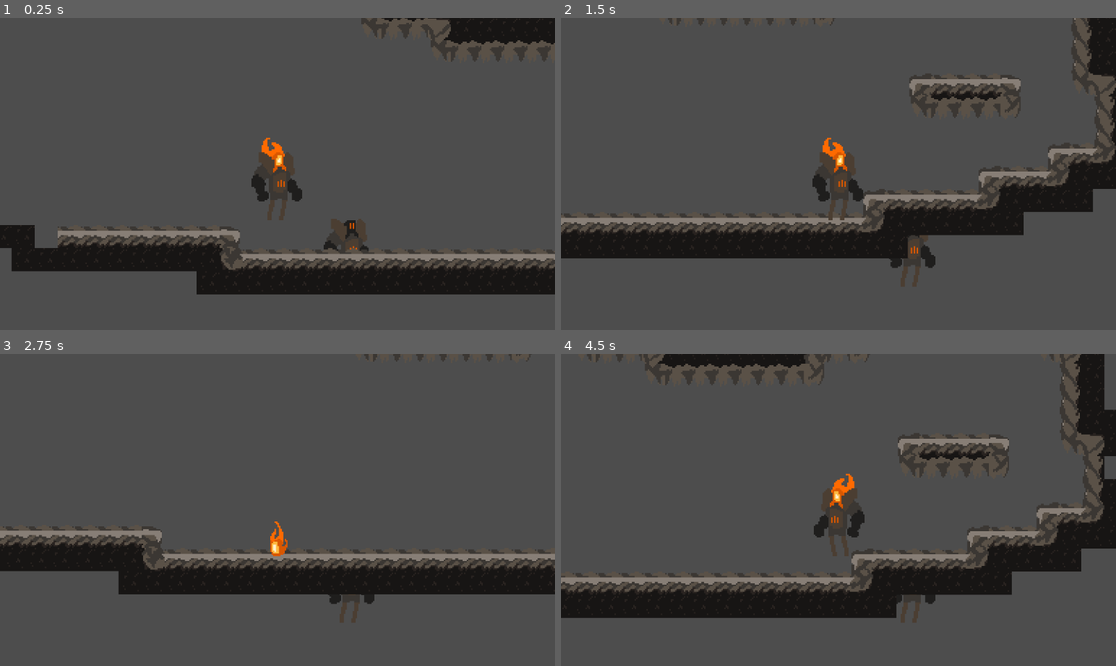
Above: before the commit, frames 1-4 (two rows, left to right).
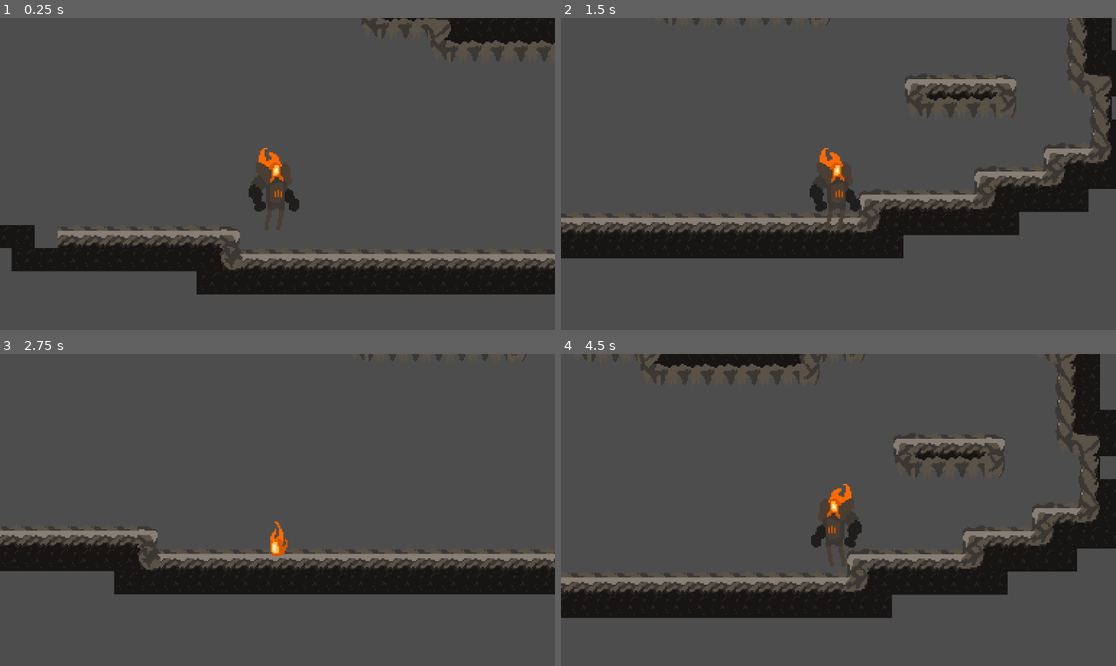
Above: after the commit, the same moments.

Repository: gcarlson/WildJam66
Game: Godot game, scene res://Assets/Scenes/level_1.tscn
Same seed, same stepped clock (60 frames per second), same inputs: the game is played once before the commit and once after it.
Inputs:
- Up to frame 1 (0.25 s): no input
- Up to frame 2 (1.5 s): tap Enter (ui_accept) at 0.5, 0.77 s; hold Right (ui_right) from 0.53 s (still down); tap F (switch_form) at 0.6, 1.35 s
- Up to frame 3 (2.75 s): tap Enter (ui_accept) at 1.52 s; release Right (ui_right) at 2.03 s; hold Left (ui_left) from 2.03 s (still down); tap F (switch_form) at 2.1 s
- Up to frame 4 (4.5 s): release Left (ui_left) at 2.78 s; hold Right (ui_right) 2.78-4.28 s; tap F (switch_form) at 2.85, 3.6, 4.35 s; tap Enter (ui_accept) at 3.02, 3.77, 4.25 s; hold Left (ui_left) from 4.28 s (still down)

The runs differ from the first frame. In frame 1, 1.7% of the frame differs, in the area x 44-67%, y 38-75%; in frame 2, 7.0%; in frame 3, 3.1%; in frame 4, 7.6%, in the area x 0-98%, y 0-86%.

Commit message:
Added animated sprite to player and made player its own scene.

Diff:
--- a/Assets/Scenes/CharacterBody2D.gd
+++ b/Assets/Scenes/CharacterBody2D.gd
@@ -1,6 +1,6 @@
 extends CharacterBody2D
 
-@onready var big_sprite = $BigSprite
+@onready var big_sprite = $BigAnimatedSprite
 @onready var small_sprite = $SmallSprite
 @onready var big_collider = $BigCollider
 @onready var small_collider = $SmallCollider
@@ -9,6 +9,7 @@
 const JUMP_VELOCITY = -400.0
 
 var armored = true
+var active_sprite = big_sprite
 
 # Get the gravity from the project settings to be synced with RigidBody nodes.
 var gravity = ProjectSettings.get_setting("physics/2d/default_gravity")
@@ -25,10 +26,16 @@
 
 	if Input.is_action_just_pressed("switch_form"):
 		armored = not armored
+
 		big_sprite.visible = armored
 		big_collider.disabled = not armored
 		small_sprite.visible = not armored
 		small_collider.disabled = armored
+
+		if armored:
+			active_sprite = big_sprite
+		else:
+			active_sprite = small_sprite
 
 	# Get the input direction and handle the movement/deceleration.
 	# As good practice, you should replace UI actions with custom gameplay actions.
@@ -37,7 +44,9 @@
 		velocity.x = direction * SPEED
 		big_sprite.flip_h = (direction < 0)
 		small_sprite.flip_h = (direction < 0)
+		big_sprite.play("Walk")
 	else:
 		velocity.x = move_toward(velocity.x, 0, SPEED)
+		big_sprite.play("Walk")
 
 	move_and_slide()
--- a/Assets/Scenes/level_1.tscn
+++ b/Assets/Scenes/level_1.tscn
@@ -1,62 +1,7 @@
-[gd_scene load_steps=16 format=3 uid="uid://mqih3prneuj"]
+[gd_scene load_steps=5 format=3 uid="uid://mqih3prneuj"]
 
-[ext_resource type="Script" path="res://Assets/Scenes/CharacterBody2D.gd" id="1_45h1p"]
-[ext_resource type="Texture2D" uid="uid://ctp1dm8y0nwea" path="res://Assets/Sprites/Characters/BigFireBoy.png" id="2_75j8r"]
+[ext_resource type="PackedScene" uid="uid://bfbr7k2y4fs40" path="res://Assets/Scenes/player.tscn" id="1_ihhvc"]
 [ext_resource type="Texture2D" uid="uid://d2ajswl4t5ir2" path="res://Assets/Sprites/Tilemaps/66-CaveSheet.png" id="2_enk33"]
-[ext_resource type="Texture2D" uid="uid://dt1vpalobh88x" path="res://Assets/Sprites/Characters/SmallFireBoy.png" id="3_axt4c"]
-[ext_resource type="Texture2D" uid="uid://d1l7gpalk64bs" path="res://Assets/Sprites/Characters/PlayerAnimations/BigFireBoiSheetIdle.png" id="4_g4ua1"]
-
-[sub_resource type="RectangleShape2D" id="RectangleShape2D_0w0vx"]
-size = Vector2(33, 48)
-
-[sub_resource type="RectangleShape2D" id="RectangleShape2D_as363"]
-size = Vector2(10, 15)
-
-[sub_resource type="AtlasTexture" id="AtlasTexture_otkpu"]
-atlas = ExtResource("4_g4ua1")
-region = Rect2(0, 0, 38, 50)
-
-[sub_resource type="AtlasTexture" id="AtlasTexture_dosvl"]
-atlas = ExtResource("4_g4ua1")
-region = Rect2(38, 0, 38, 50)
-
-[sub_resource type="AtlasTexture" id="AtlasTexture_kp3gu"]
-atlas = ExtResource("4_g4ua1")
-region = Rect2(76, 0, 38, 50)
-
-[sub_resource type="AtlasTexture" id="AtlasTexture_emu64"]
-atlas = ExtResource("4_g4ua1")
-region = Rect2(114, 0, 38, 50)
-
-[sub_resource type="AtlasTexture" id="AtlasTexture_acv2x"]
-atlas = ExtResource("4_g4ua1")
-region = Rect2(152, 0, 38, 50)
-
-[sub_resource type="SpriteFrames" id="SpriteFrames_eo2u2"]
-animations = [{
-"frames": [{
-"duration": 1.0,
-"texture": SubResource("AtlasTexture_otkpu")
-}, {
-"duration": 1.0,
-"texture": SubResource("AtlasTexture_dosvl")
-}, {
-"duration": 1.0,
-"texture": SubResource("AtlasTexture_kp3gu")
-}, {
-"duration": 1.0,
-"texture": SubResource("AtlasTexture_emu64")
-}, {
-"duration": 1.0,
-"texture": SubResource("AtlasTexture_acv2x")
-}, {
-"duration": 1.0,
-"texture": SubResource("AtlasTexture_otkpu")
-}],
-"loop": true,
-"name": &"Idle",
-"speed": 5.0
-}]
 
 [sub_resource type="TileSetAtlasSource" id="TileSetAtlasSource_xt82n"]
 texture = ExtResource("2_enk33")
@@ -122,37 +67,7 @@
 
 [node name="Node2D" type="Node2D"]
 
-[node name="CharacterBody2D" type="CharacterBody2D" parent="."]
-position = Vector2(600, 300)
-script = ExtResource("1_45h1p")
-
-[node name="BigCollider" type="CollisionShape2D" parent="CharacterBody2D"]
-position = Vector2(-0.5, 8)
-shape = SubResource("RectangleShape2D_0w0vx")
-
-[node name="Camera2D" type="Camera2D" parent="CharacterBody2D"]
-zoom = Vector2(3, 3)
-
-[node name="BigSprite" type="Sprite2D" parent="CharacterBody2D"]
-z_index = 1
-texture = ExtResource("2_75j8r")
-
-[node name="SmallSprite" type="Sprite2D" parent="CharacterBody2D"]
-visible = false
-z_index = 1
-position = Vector2(0, 16)
-texture = ExtResource("3_axt4c")
-
-[node name="SmallCollider" type="CollisionShape2D" parent="CharacterBody2D"]
-visible = false
-position = Vector2(0, 24.5)
-shape = SubResource("RectangleShape2D_as363")
-
-[node name="BigAnimatedSprite" type="AnimatedSprite2D" parent="CharacterBody2D"]
-position = Vector2(48, 53)
-sprite_frames = SubResource("SpriteFrames_eo2u2")
-animation = &"Idle"
-frame_progress = 0.718736
+[node name="Player" parent="." instance=ExtResource("1_ihhvc")]
 
 [node name="TileMap" type="TileMap" parent="."]
 tile_set = SubResource("TileSet_qldis")
--- /dev/null
+++ b/Assets/Scenes/player.tscn
@@ -0,0 +1,100 @@
+[gd_scene load_steps=14 format=3 uid="uid://bfbr7k2y4fs40"]
+
+[ext_resource type="Script" path="res://Assets/Scenes/CharacterBody2D.gd" id="1_qeph5"]
+[ext_resource type="Texture2D" uid="uid://dt1vpalobh88x" path="res://Assets/Sprites/Characters/SmallFireBoy.png" id="2_qyush"]
+[ext_resource type="Texture2D" uid="uid://d1l7gpalk64bs" path="res://Assets/Sprites/Characters/PlayerAnimations/BigFireBoiSheetIdle.png" id="3_46xt0"]
+[ext_resource type="Texture2D" uid="uid://ctp1dm8y0nwea" path="res://Assets/Sprites/Characters/BigFireBoy.png" id="4_wauq0"]
+
+[sub_resource type="RectangleShape2D" id="RectangleShape2D_0w0vx"]
+size = Vector2(28, 47)
+
+[sub_resource type="RectangleShape2D" id="RectangleShape2D_as363"]
+size = Vector2(10, 15)
+
+[sub_resource type="AtlasTexture" id="AtlasTexture_otkpu"]
+atlas = ExtResource("3_46xt0")
+region = Rect2(0, 0, 38, 50)
+
+[sub_resource type="AtlasTexture" id="AtlasTexture_dosvl"]
+atlas = ExtResource("3_46xt0")
+region = Rect2(38, 0, 38, 50)
+
+[sub_resource type="AtlasTexture" id="AtlasTexture_kp3gu"]
+atlas = ExtResource("3_46xt0")
+region = Rect2(76, 0, 38, 50)
+
+[sub_resource type="AtlasTexture" id="AtlasTexture_emu64"]
+atlas = ExtResource("3_46xt0")
+region = Rect2(114, 0, 38, 50)
+
+[sub_resource type="AtlasTexture" id="AtlasTexture_acv2x"]
+atlas = ExtResource("3_46xt0")
+region = Rect2(152, 0, 38, 50)
+
+[sub_resource type="AtlasTexture" id="AtlasTexture_2krsu"]
+atlas = ExtResource("4_wauq0")
+region = Rect2(0, 0, 48, 64)
+
+[sub_resource type="SpriteFrames" id="SpriteFrames_eo2u2"]
+animations = [{
+"frames": [{
+"duration": 1.0,
+"texture": SubResource("AtlasTexture_otkpu")
+}, {
+"duration": 1.0,
+"texture": SubResource("AtlasTexture_dosvl")
+}, {
+"duration": 1.0,
+"texture": SubResource("AtlasTexture_kp3gu")
+}, {
+"duration": 1.0,
+"texture": SubResource("AtlasTexture_emu64")
+}, {
+"duration": 1.0,
+"texture": SubResource("AtlasTexture_acv2x")
+}, {
+"duration": 1.0,
+"texture": SubResource("AtlasTexture_otkpu")
+}],
+"loop": true,
+"name": &"Idle",
+"speed": 5.0
+}, {
+"frames": [{
+"duration": 1.0,
+"texture": SubResource("AtlasTexture_2krsu")
+}],
+"loop": true,
+"name": &"Walk",
+"speed": 5.0
+}]
+
+[node name="Player" type="CharacterBody2D"]
+position = Vector2(600, 300)
+script = ExtResource("1_qeph5")
+
+[node name="BigCollider" type="CollisionShape2D" parent="."]
+position = Vector2(-1, 8.5)
+shape = SubResource("RectangleShape2D_0w0vx")
+
+[node name="Camera2D" type="Camera2D" parent="."]
+zoom = Vector2(3, 3)
+
+[node name="SmallSprite" type="Sprite2D" parent="."]
+visible = false
+z_index = 1
+position = Vector2(0, 16)
+texture = ExtResource("2_qyush")
+
+[node name="SmallCollider" type="CollisionShape2D" parent="."]
+visible = false
+position = Vector2(0, 24.5)
+shape = SubResource("RectangleShape2D_as363")
+
+[node name="BigAnimatedSprite" type="AnimatedSprite2D" parent="."]
+z_index = 1
+position = Vector2(-2, 7)
+sprite_frames = SubResource("SpriteFrames_eo2u2")
+animation = &"Idle"
+autoplay = "Idle"
+frame_progress = 0.485814
